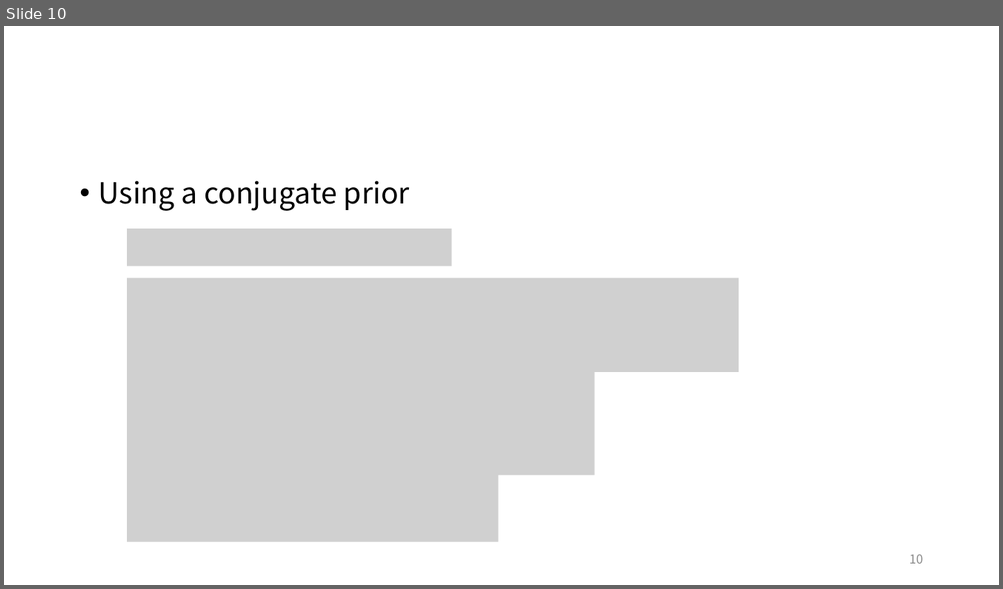
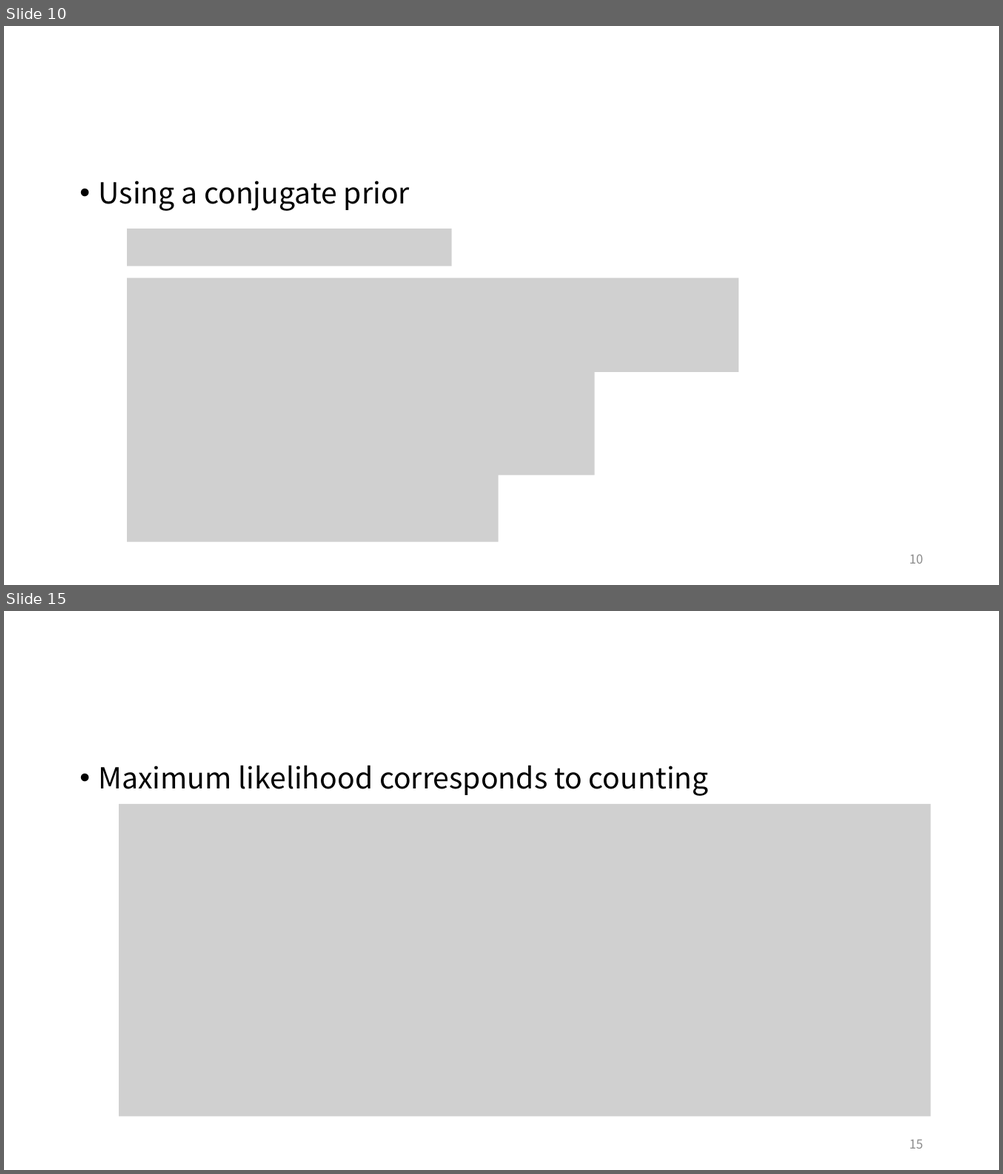
Before and after one commit to ggorr/MachineLearning, a slide deck: BRML/Ch09/BRML_Ch09.pptx. Shown one above the other, each under a label of ours: slide 10 before the commit, slides 10 and 15 after it; the slides between them are not shown. The pictures are 1003x589 and 1003x1174 pixels, drawn with LibreOffice and Linux fonts; fonts in the diff are those of the drawing; grey boxes stand for pictures. Boxes give left, top, right and bottom in pixels: in the first picture for what was removed or moved away, otherwise in the second. Text is boxed around its words. In the diff, an @@ line names an element or a change of style, - is before the commit and + after.

```diff
--- a/BRML/Ch09/BRML_Ch09.pptx
+++ b/BRML/Ch09/BRML_Ch09.pptx
@@ slide 15 added at (4,611,999,1170), background #FFFFFF @@
@@ text added at (99,765,708,796), 28 pt, text #000000 @@
+• Maximum likelihood corresponds to counting
@@ picture added at (119,804,930,1117) @@
@@ page number added at (909,1140,923,1149), 12 pt, text #8C8C8C @@
+15
```
Also in this commit, not shown: 9 other slides added.
